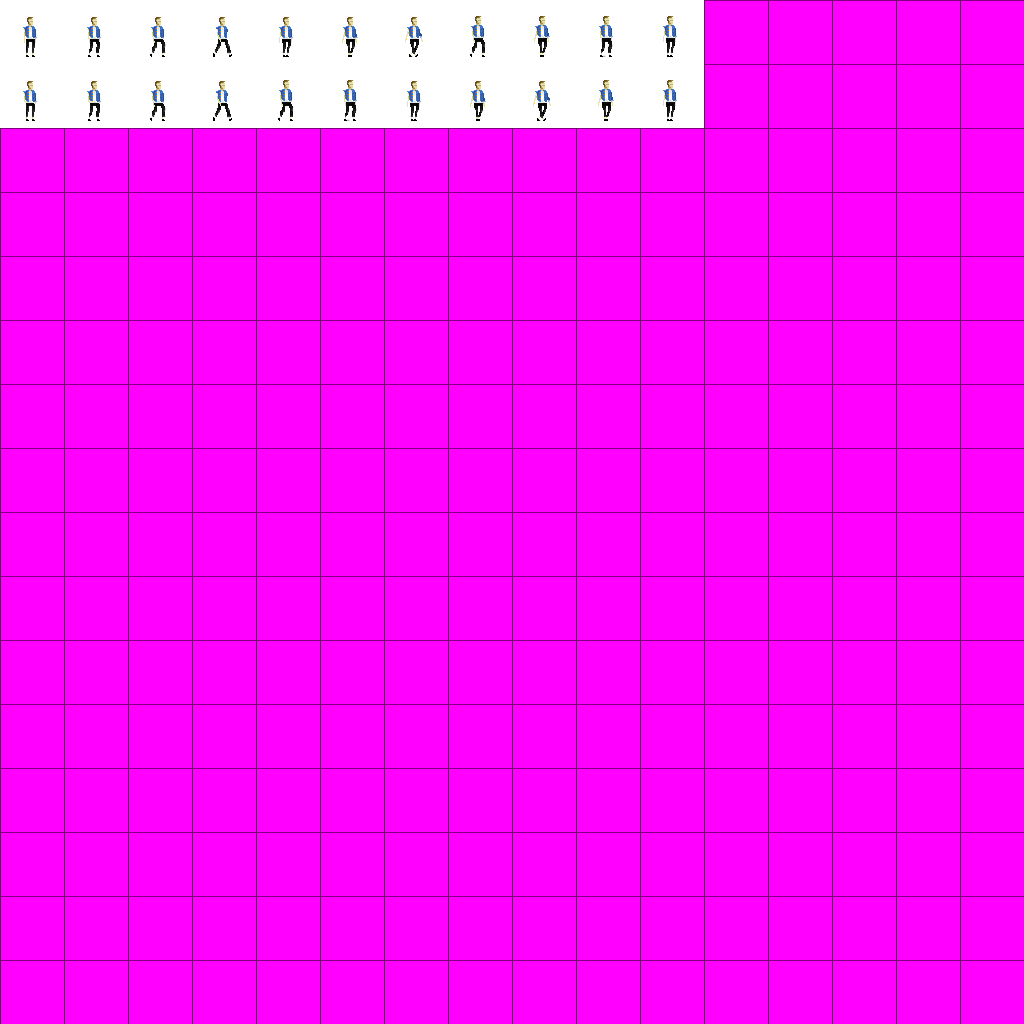
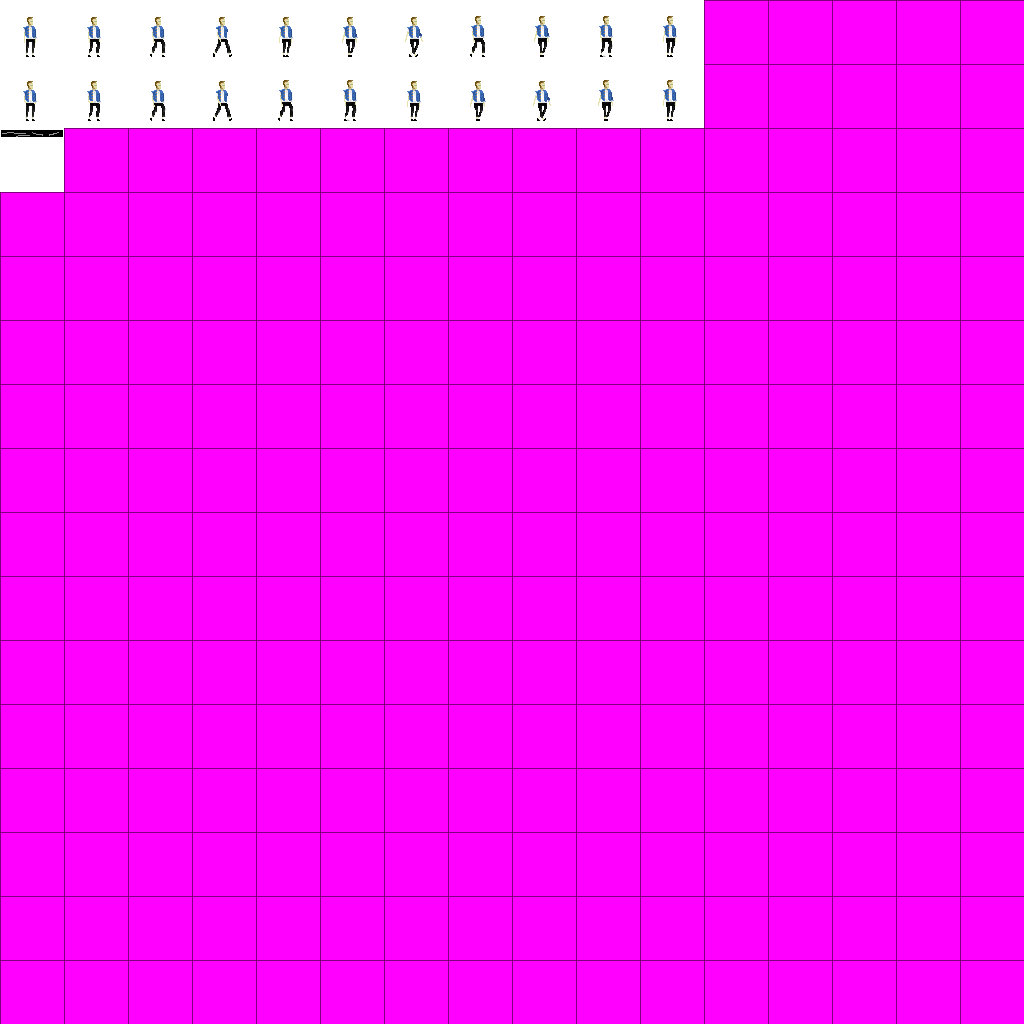
Layer changes from the first w=1024, h=1024 image to the second:
painted on "Layer 0" over [0, 128, 64, 192]
